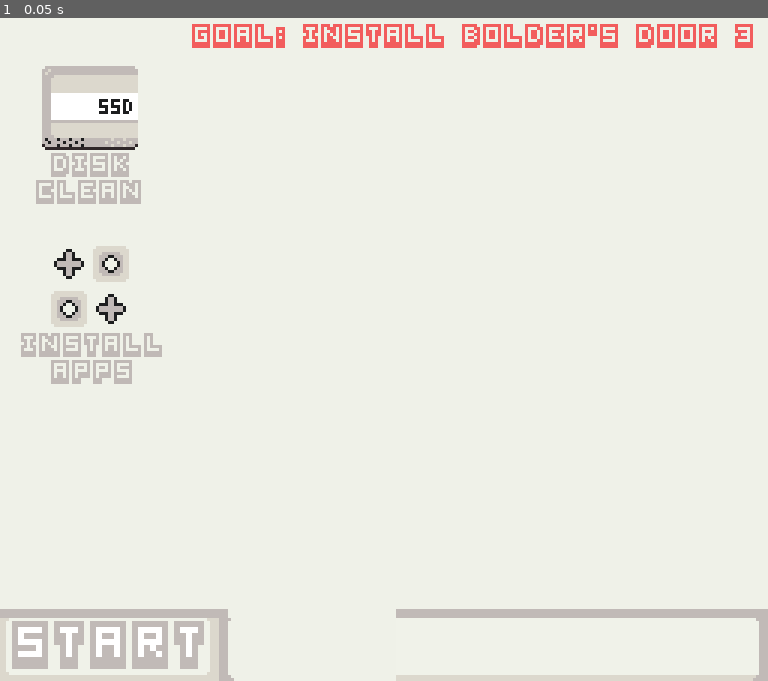
Above: before the commit, frame 1.
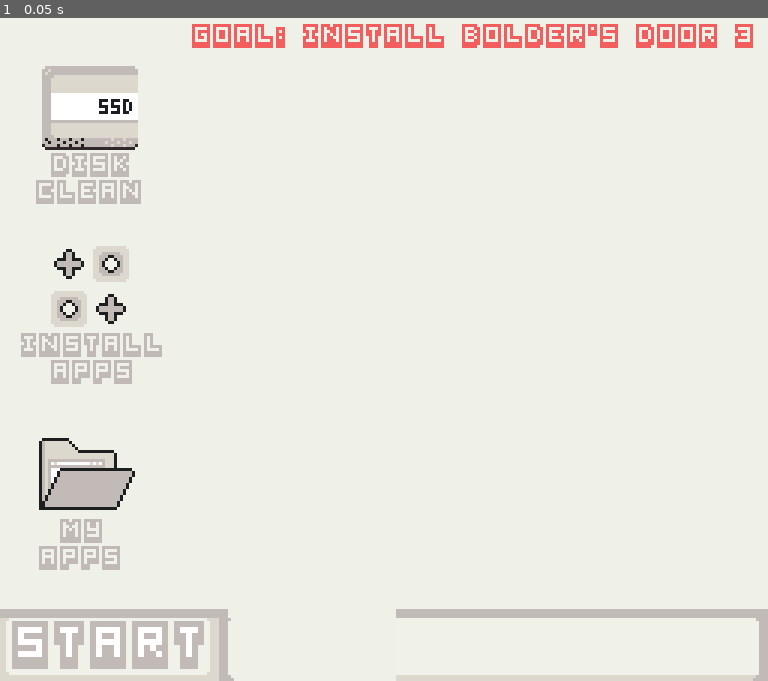
Above: after the commit, the same moment.

Repository: ConradoClark/solid-state-dive
Game: Godot game, scene res://scenes/computer_os/game_os.tscn
Same seed, same stepped clock (60 frames per second), same inputs: the game is played once before the commit and once after it.
Inputs:
- Up to frame 1 (0.05 s): no input

The runs differ from the first frame. In frame 1, 1.4% of the frame differs, in the area x 5-18%, y 63-84%.

Commit message:
clickable icons

Diff:
--- a/project.godot
+++ b/project.godot
@@ -25,6 +25,37 @@
 window/stretch/mode="viewport"
 window/stretch/aspect="expand"
 
+[input]
+
+click={
+"deadzone": 0.5,
+"events": [Object(InputEventMouseButton,"resource_local_to_scene":false,"resource_name":"","device":-1,"window_id":0,"alt_pressed":false,"shift_pressed":false,"ctrl_pressed":false,"meta_pressed":false,"button_mask":0,"position":Vector2(0, 0),"global_position":Vector2(0, 0),"factor":1.0,"button_index":1,"canceled":false,"pressed":false,"double_click":false,"script":null)
+]
+}
+left={
+"deadzone": 0.5,
+"events": [Object(InputEventKey,"resource_local_to_scene":false,"resource_name":"","device":-1,"window_id":0,"alt_pressed":false,"shift_pressed":false,"ctrl_pressed":false,"meta_pressed":false,"pressed":false,"keycode":0,"physical_keycode":65,"key_label":0,"unicode":97,"echo":false,"script":null)
+, Object(InputEventKey,"resource_local_to_scene":false,"resource_name":"","device":-1,"window_id":0,"alt_pressed":false,"shift_pressed":false,"ctrl_pressed":false,"meta_pressed":false,"pressed":false,"keycode":0,"physical_keycode":4194319,"key_label":0,"unicode":0,"echo":false,"script":null)
+]
+}
+right={
+"deadzone": 0.5,
+"events": [Object(InputEventKey,"resource_local_to_scene":false,"resource_name":"","device":-1,"window_id":0,"alt_pressed":false,"shift_pressed":false,"ctrl_pressed":false,"meta_pressed":false,"pressed":false,"keycode":0,"physical_keycode":68,"key_label":0,"unicode":100,"echo":false,"script":null)
+, Object(InputEventKey,"resource_local_to_scene":false,"resource_name":"","device":-1,"window_id":0,"alt_pressed":false,"shift_pressed":false,"ctrl_pressed":false,"meta_pressed":false,"pressed":false,"keycode":0,"physical_keycode":4194321,"key_label":0,"unicode":0,"echo":false,"script":null)
+]
+}
+jump={
+"deadzone": 0.5,
+"events": [Object(InputEventMouseButton,"resource_local_to_scene":false,"resource_name":"","device":-1,"window_id":0,"alt_pressed":false,"shift_pressed":false,"ctrl_pressed":false,"meta_pressed":false,"button_mask":0,"position":Vector2(0, 0),"global_position":Vector2(0, 0),"factor":1.0,"button_index":2,"canceled":false,"pressed":false,"double_click":false,"script":null)
+, Object(InputEventKey,"resource_local_to_scene":false,"resource_name":"","device":-1,"window_id":0,"alt_pressed":false,"shift_pressed":false,"ctrl_pressed":false,"meta_pressed":false,"pressed":false,"keycode":0,"physical_keycode":32,"key_label":0,"unicode":32,"echo":false,"script":null)
+]
+}
+shoot={
+"deadzone": 0.5,
+"events": [Object(InputEventMouseButton,"resource_local_to_scene":false,"resource_name":"","device":-1,"window_id":0,"alt_pressed":false,"shift_pressed":false,"ctrl_pressed":false,"meta_pressed":false,"button_mask":0,"position":Vector2(0, 0),"global_position":Vector2(0, 0),"factor":1.0,"button_index":1,"canceled":false,"pressed":false,"double_click":false,"script":null)
+]
+}
+
 [rendering]
 
 textures/canvas_textures/default_texture_filter=0
--- a/scenes/computer_os/game_os.tscn
+++ b/scenes/computer_os/game_os.tscn
@@ -1,9 +1,11 @@
-[gd_scene load_steps=9 format=3 uid="uid://dcfexniqjbx2l"]
+[gd_scene load_steps=13 format=3 uid="uid://dcfexniqjbx2l"]
 
 [ext_resource type="Texture2D" uid="uid://p5e40m3soh7a" path="res://sprites/computer_os/start_button.png" id="1_l82vu"]
+[ext_resource type="Script" path="res://scenes/computer_os/icon/selectable.gd" id="2_4jrvw"]
 [ext_resource type="Texture2D" uid="uid://btb1624f5ra4v" path="res://sprites/computer_os/install_apps_icon.png" id="3_5xc21"]
 [ext_resource type="Texture2D" uid="uid://11peciv7jbup" path="res://sprites/computer_os/start_bar.png" id="3_ca5rm"]
 [ext_resource type="Texture2D" uid="uid://cpa2khjy41y8q" path="res://sprites/computer_os/start_bar_right_border.png" id="3_eyntv"]
+[ext_resource type="Texture2D" uid="uid://cgqrbgpn6cj1l" path="res://sprites/computer_os/my_drive.png" id="4_0uwg8"]
 [ext_resource type="Texture2D" uid="uid://stnv5ih4ckk6" path="res://sprites/computer_os/space_manager_icon.png" id="4_qte2b"]
 [ext_resource type="FontFile" uid="uid://cd8aa8857wijn" path="res://fonts/pixel-bit-advanced.ttf" id="5_hkv4r"]
 
@@ -17,6 +19,12 @@
 shadow_color = Color(0.113725, 0.117647, 0.121569, 0)
 shadow_offset = Vector2(0, 1)
 
+[sub_resource type="RectangleShape2D" id="RectangleShape2D_0k810"]
+size = Vector2(44, 52)
+
+[sub_resource type="RectangleShape2D" id="RectangleShape2D_q1smy"]
+size = Vector2(52, 52)
+
 [sub_resource type="LabelSettings" id="LabelSettings_rjc7i"]
 line_spacing = -2.0
 font = ExtResource("5_hkv4r")
@@ -47,6 +55,12 @@
 position = Vector2(30, 34)
 texture = ExtResource("4_qte2b")
 
+[node name="Selectable" type="Node2D" parent="Desktop/Icons/DiskClean" node_paths=PackedStringArray("clickRegion", "selectionRect")]
+script = ExtResource("2_4jrvw")
+clickRegion = NodePath("../Area2D")
+selectionRect = NodePath("../SelectionRect")
+selectionColor = Color(0.698039, 0.811765, 0.513726, 0.313726)
+
 [node name="Label" type="Label" parent="Desktop/Icons/DiskClean"]
 anchors_preset = 15
 anchor_right = 1.0
@@ -64,6 +78,20 @@
 horizontal_alignment = 1
 vertical_alignment = 2
 
+[node name="Area2D" type="Area2D" parent="Desktop/Icons/DiskClean"]
+
+[node name="CollisionShape2D" type="CollisionShape2D" parent="Desktop/Icons/DiskClean/Area2D"]
+position = Vector2(0, 8)
+shape = SubResource("RectangleShape2D_0k810")
+
+[node name="SelectionRect" type="ColorRect" parent="Desktop/Icons/DiskClean"]
+offset_left = -22.0
+offset_top = -18.0
+offset_right = 19.0
+offset_bottom = 34.0
+scale = Vector2(1.08, 1)
+color = Color(1, 1, 1, 0)
+
 [node name="InstallApps" type="Sprite2D" parent="Desktop/Icons"]
 position = Vector2(30, 94)
 texture = ExtResource("3_5xc21")
@@ -84,6 +112,66 @@
 horizontal_alignment = 1
 vertical_alignment = 2
 
+[node name="Selectable" type="Node2D" parent="Desktop/Icons/InstallApps" node_paths=PackedStringArray("clickRegion", "selectionRect")]
+script = ExtResource("2_4jrvw")
+clickRegion = NodePath("../Area2D")
+selectionRect = NodePath("../SelectionRect")
+selectionColor = Color(0.698039, 0.811765, 0.513726, 0.313726)
+
+[node name="Area2D" type="Area2D" parent="Desktop/Icons/InstallApps"]
+
+[node name="CollisionShape2D" type="CollisionShape2D" parent="Desktop/Icons/InstallApps/Area2D"]
+position = Vector2(0, 8)
+shape = SubResource("RectangleShape2D_q1smy")
+
+[node name="SelectionRect" type="ColorRect" parent="Desktop/Icons/InstallApps"]
+offset_left = -26.0
+offset_top = -18.0
+offset_right = 22.0
+offset_bottom = 34.0
+scale = Vector2(1.08, 1)
+color = Color(1, 1, 1, 0)
+
+[node name="MyDrive" type="Sprite2D" parent="Desktop/Icons"]
+position = Vector2(28, 156)
+texture = ExtResource("4_0uwg8")
+
+[node name="Label" type="Label" parent="Desktop/Icons/MyDrive"]
+anchors_preset = 15
+anchor_right = 1.0
+anchor_bottom = 1.0
+offset_left = -20.0
+offset_top = -20.0
+offset_right = -17.0
+offset_bottom = -4.0
+grow_horizontal = 2
+grow_vertical = 2
+text = "my
+apps"
+label_settings = SubResource("LabelSettings_bgixu")
+horizontal_alignment = 1
+vertical_alignment = 2
+
+[node name="Selectable" type="Node2D" parent="Desktop/Icons/MyDrive" node_paths=PackedStringArray("clickRegion", "selectionRect")]
+script = ExtResource("2_4jrvw")
+clickRegion = NodePath("../Area2D")
+selectionRect = NodePath("../SelectionRect")
+selectionColor = Color(0.698039, 0.811765, 0.513726, 0.313726)
+
+[node name="Area2D" type="Area2D" parent="Desktop/Icons/MyDrive"]
+
+[node name="CollisionShape2D" type="CollisionShape2D" parent="Desktop/Icons/MyDrive/Area2D"]
+position = Vector2(0, 8)
+shape = SubResource("RectangleShape2D_0k810")
+
+[node name="SelectionRect" type="ColorRect" parent="Desktop/Icons/MyDrive"]
+offset_left = -22.0
+offset_top = -18.0
+offset_right = 19.0
+offset_bottom = 34.0
+scale = Vector2(1.08, 1)
+color = Color(1, 1, 1, 0)
+
 [node name="StartBar" type="Node2D" parent="Desktop"]
 position = Vector2(0, 200)
 
--- /dev/null
+++ b/scenes/computer_os/icon/selectable.gd
@@ -0,0 +1,39 @@
+extends Node
+
+signal on_select
+signal on_deselect
+@export var clickRegion: Area2D
+@export var selectionRect: ColorRect
+@export var selectionColor: Color
+var _isMouseOver = false
+var _isSelected = false
+
+# Called when the node enters the scene tree for the first time.
+func _ready():
+	clickRegion.mouse_entered.connect(_on_mouse_entered)
+	clickRegion.mouse_exited.connect(_on_mouse_exited)
+
+func _input(event):
+	if !event.is_action_released("click"): return
+	if !_isMouseOver and _isSelected: deselect()
+	elif _isMouseOver and !_isSelected: select()
+
+func select():
+	selectionRect.color = selectionColor
+	_isSelected = true
+	on_select.emit()
+
+func deselect():
+	selectionRect.color = Color.TRANSPARENT
+	_isSelected = false
+	on_deselect.emit()
+
+func _on_mouse_entered():
+	_isMouseOver = true
+
+func _on_mouse_exited():
+	_isMouseOver = false
+
+# Called every frame. 'delta' is the elapsed time since the previous frame.
+func _process(delta):
+	pass
--- a/scenes/computer_os/window_resizer.gd
+++ /dev/null
@@ -1,12 +0,0 @@
-extends Node
-
-
-# Called when the node enters the scene tree for the first time.
-func _ready():
-	var viewportSize = get_viewport().size
-	DisplayServer.window_set_size(Vector2i(viewportSize.x*2, viewportSize.y*2))
-
-
-# Called every frame. 'delta' is the elapsed time since the previous frame.
-func _process(delta):
-	pass
Binary file added: sprites/computer_os/my_drive.aseprite
Binary file added: sprites/computer_os/my_drive.png
Not shown, added: sprites/computer_os/my_drive.png.import
